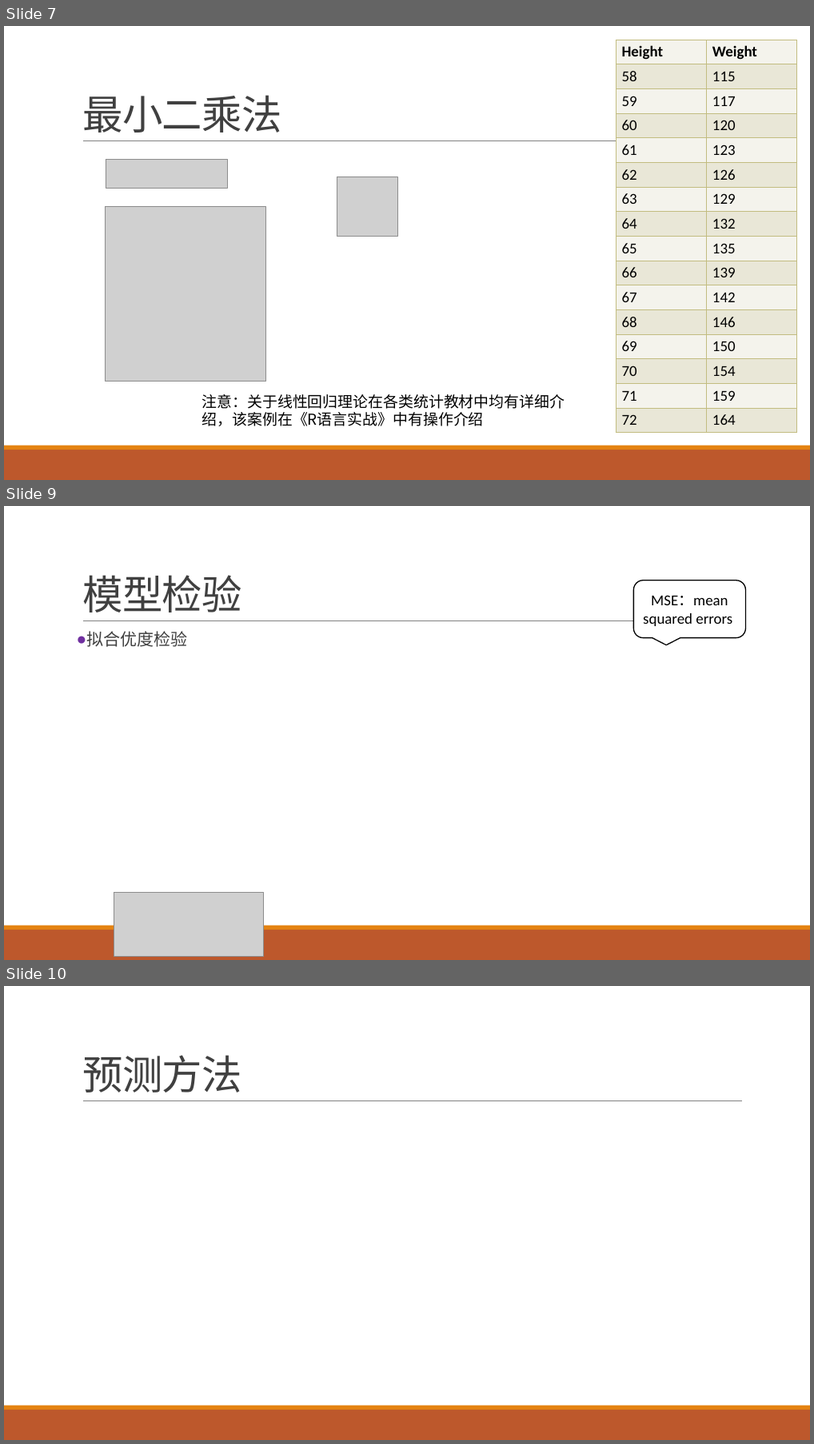
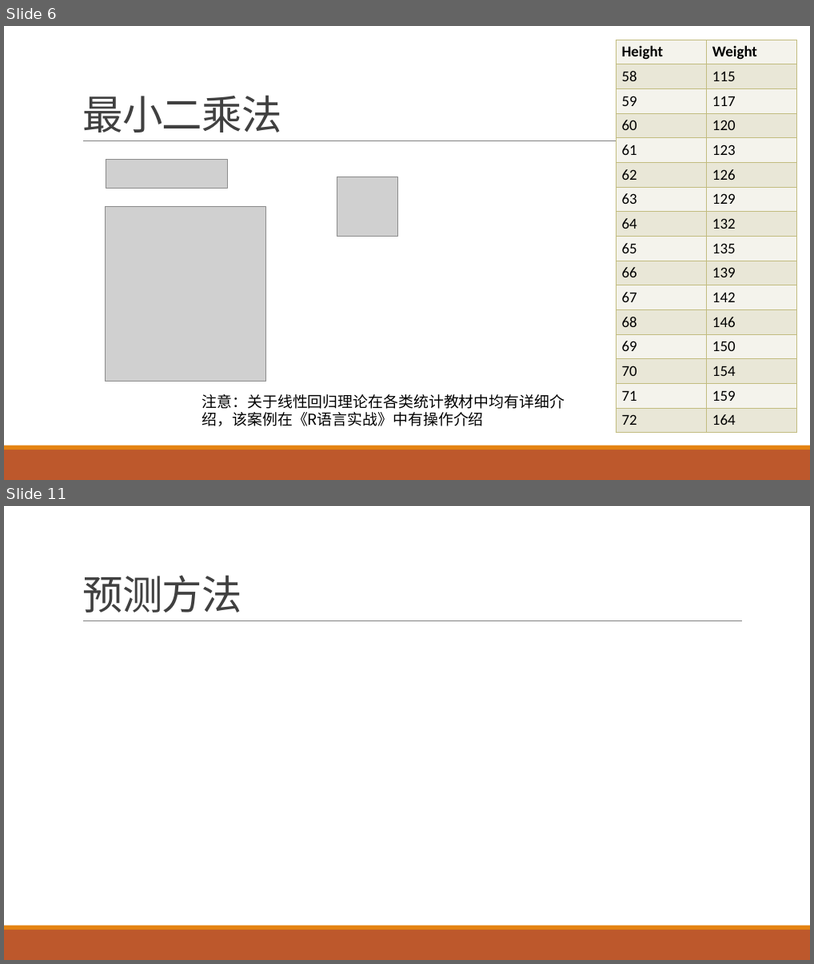
Before and after one commit to exoplanetX/DataAnalytics, a slide deck: 数据分析-7-预测.pptx. Shown one above the other, each under a label of ours: slides 7, 9 and 10 before the commit, slides 6 and 11 after it; the slides between them are not shown. The pictures are 814x1444 and 814x964 pixels, drawn with LibreOffice and Linux fonts; fonts in the diff are those of the drawing; grey boxes stand for pictures. Boxes give left, top, right and bottom in pixels: in the first picture for what was removed or moved away, otherwise in the second. Text is boxed around its words. In the diff, an @@ line names an element or a change of style, - is before the commit and + after.

```diff
--- a/数据分析-7-预测.pptx
+++ b/数据分析-7-预测.pptx
@@ slide 9 removed at <box>4,506,810,960</box>, background #FFFFFF; not listed: 3 template elements that a slide beside it also shows @@
@@ title removed at <box>82,575,242,612</box> @@
-模型检验
@@ rounded speech box removed at <box>634,580,746,638</box> @@
-MSE：mean squared errors
@@ text removed at <box>86,631,187,647</box> @@
-● 拟合优度检验
@@ picture removed at <box>114,892,263,956</box> @@
@@ what was slide 7 is now slide 6 @@
@@ what was slide 10 is now slide 11 @@
```
Also in this commit, not shown: 3 slides changed, 3 slides added, 1 other file.
